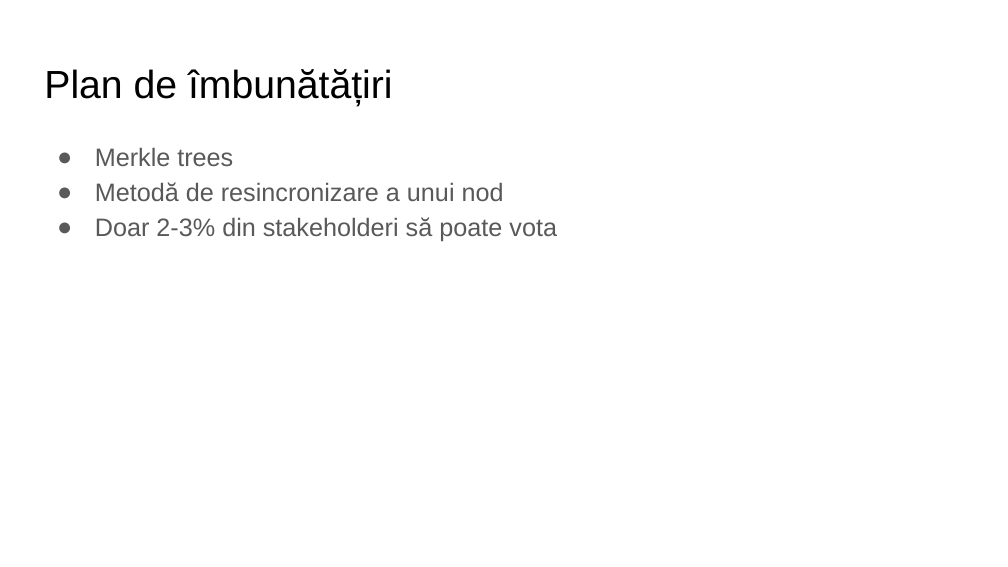
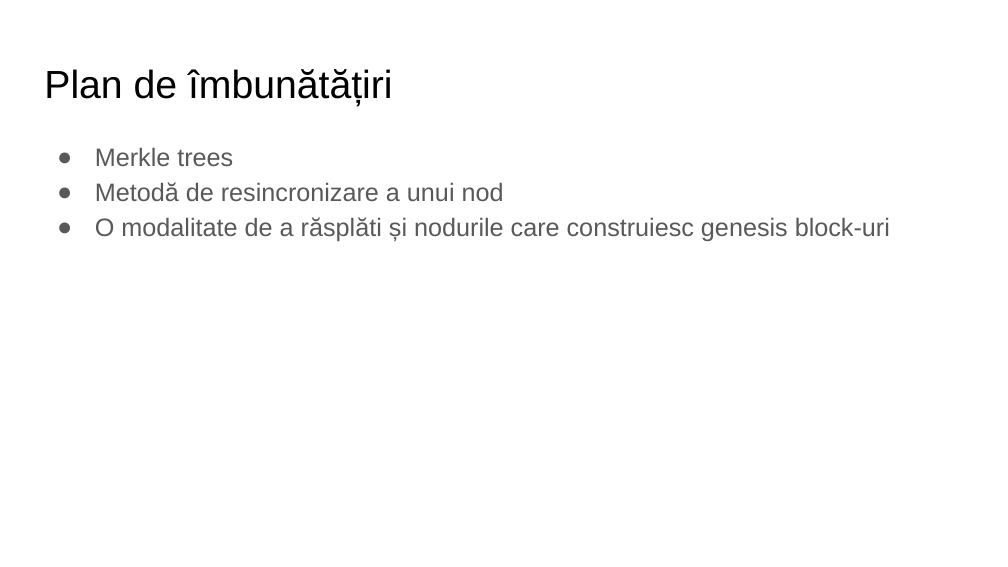
Before and after one commit to cosminchiriac97/ouroboros, a slide deck: slide 14 of Prezentare.pptx. Drawn at 1008x567 pixels with LibreOffice and Linux fonts; fonts in the diff are those of the drawing. Boxes give left, top, right and bottom in pixels: in the first picture for what was removed or moved away, otherwise in the second. Text is boxed around its words. In the diff, an @@ line names an element or a change of style, - is before the commit and + after.

```diff
--- a/Prezentare.pptx
+++ b/Prezentare.pptx
@@ text at <box>95,217,890,242</box>: text changed @@
-● Doar 2-3% din stakeholderi să poate vota
+● O modalitate de a răsplăti și nodurile care construiesc genesis block-uri
```
